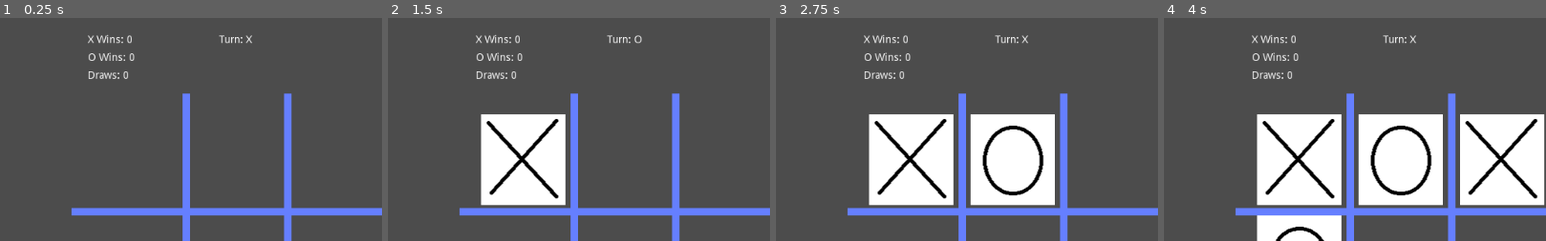
Above: before the commit, frames 1-4 (left to right).
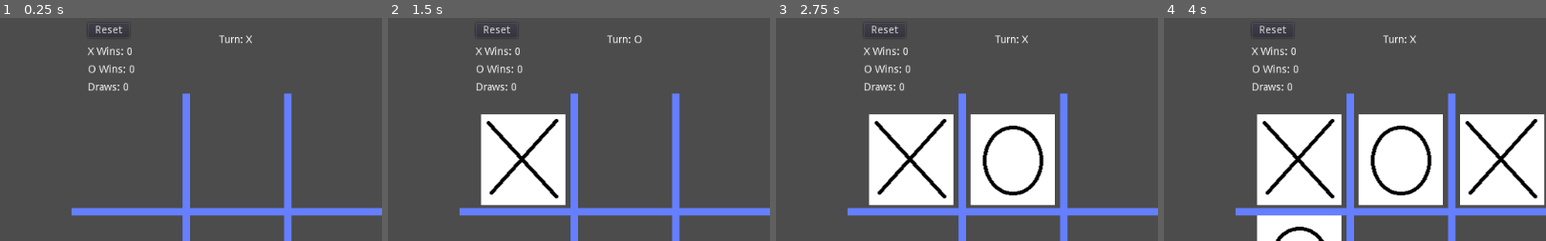
Above: after the commit, the same moments.

Repository: IsaacYocum/TicTacToe
Game: Godot game, scene res://Board.tscn
Same seed, same stepped clock (60 frames per second), same inputs: the game is played once before the commit and once after it.
Inputs (mouse positions are % of the whole screen's width and height, from its top left):
- Up to frame 1 (0.25 s): no input
- Up to frame 2 (1.5 s): click (34, 3) at 0.5 s, where only the run after the commit has a clickable "Reset"; tap Enter at 1.25 s; move the mouse to (38, 32) at 1.27 s; click (38, 32) at 1.42 s
- Up to frame 3 (2.75 s): tap Space at 2 s; move the mouse to (51, 32) at 2.02 s; click (51, 32) at 2.17 s
- Up to frame 4 (4 s): tap Enter at 2.75 s; move the mouse to (64, 32) at 2.77 s; click (64, 32) at 2.92 s; tap Space at 3.5 s; move the mouse to (38, 55) at 3.52 s; click (38, 55) at 3.67 s
The pictures show only the part of the screen within x 20-70%, y 0-50%; the shares and areas given below are measured in that part.

The runs differ from the first frame. In frame 1, 1.3% of the frame differs, in the area x 23-36%, y 3-33%; in frame 2, 1.3%; in frame 3, 1.3%; in frame 4, 1.3%.

Commit message:
Added a reset button

Diff:
--- a/Board.gd
+++ b/Board.gd
@@ -95,8 +95,9 @@
 
 	# Checks for a draw
 	if gameIsDraw():
-		winner = "."
-		gameOver = true
+		if !gameOver:
+			winner = "."
+			gameOver = true
 
 	# Actions performed if the game has ended
 	if gameOver:
--- a/Board.tscn
+++ b/Board.tscn
@@ -9,6 +9,7 @@
 [ext_resource path="res://WinScreen.gd" type="Script" id=7]
 [ext_resource path="res://WinScreenOverlay.png" type="Texture" id=8]
 [ext_resource path="res://drawsLabel.gd" type="Script" id=9]
+[ext_resource path="res://resetButton.gd" type="Script" id=10]
 
 [sub_resource type="RectangleShape2D" id=1]
 extents = Vector2( 64, 64 )
@@ -175,9 +176,9 @@
 
 [node name="oWinsLabel" type="Label" parent="."]
 margin_left = 320.0
-margin_top = 48.0
-margin_right = 376.0
-margin_bottom = 64.0
+margin_top = 64.0
+margin_right = 376.0
+margin_bottom = 80.0
 text = "O Wins: "
 script = ExtResource( 4 )
 __meta__ = {
@@ -186,9 +187,9 @@
 
 [node name="xWinsLabel" type="Label" parent="."]
 margin_left = 320.0
-margin_top = 24.0
-margin_right = 376.0
-margin_bottom = 40.0
+margin_top = 40.0
+margin_right = 376.0
+margin_bottom = 56.0
 text = "X Wins: "
 script = ExtResource( 6 )
 __meta__ = {
@@ -207,9 +208,9 @@
 
 [node name="drawsLabel" type="Label" parent="."]
 margin_left = 320.0
-margin_top = 72.0
-margin_right = 376.0
-margin_bottom = 88.0
+margin_top = 88.0
+margin_right = 376.0
+margin_bottom = 104.0
 script = ExtResource( 9 )
 __meta__ = {
 "_edit_use_anchors_": false
@@ -253,3 +254,15 @@
 region_rect = Rect2( 0, 0, 100, 100 )
 
 [node name="CanvasLayer" type="CanvasLayer" parent="WinScreen"]
+
+[node name="resetButton" type="Button" parent="."]
+margin_left = 320.0
+margin_top = 8.0
+margin_right = 376.0
+margin_bottom = 28.0
+text = "Reset"
+script = ExtResource( 10 )
+__meta__ = {
+"_edit_use_anchors_": false
+}
+[connection signal="pressed" from="resetButton" to="resetButton" method="_on_resetButton_pressed"]
--- /dev/null
+++ b/resetButton.gd
@@ -0,0 +1,6 @@
+extends Button
+
+# Resets the scores and starts a new game
+func _on_resetButton_pressed():
+	Stats.reset()
+	var _changeScene = get_tree().change_scene("res://Board.tscn")
--- a/stats.gd
+++ b/stats.gd
@@ -3,3 +3,8 @@
 var xWins = 0
 var oWins = 0
 var draws = 0
+
+func reset():
+	self.xWins = 0
+	self.oWins = 0
+	self.draws = 0
Not shown: 1 places in Board.tscn that only renumber resources
